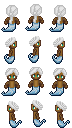
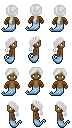
Layer changes from the first 72 × 128 image to the second:
painted on "turban" over (x1=5, y1=45, x2=67, y2=117)
